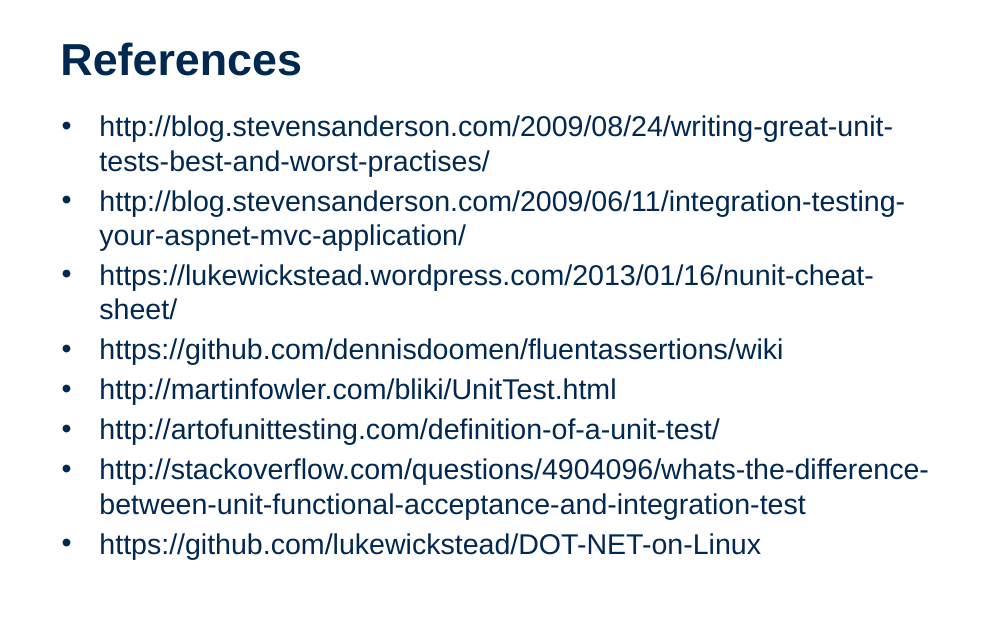
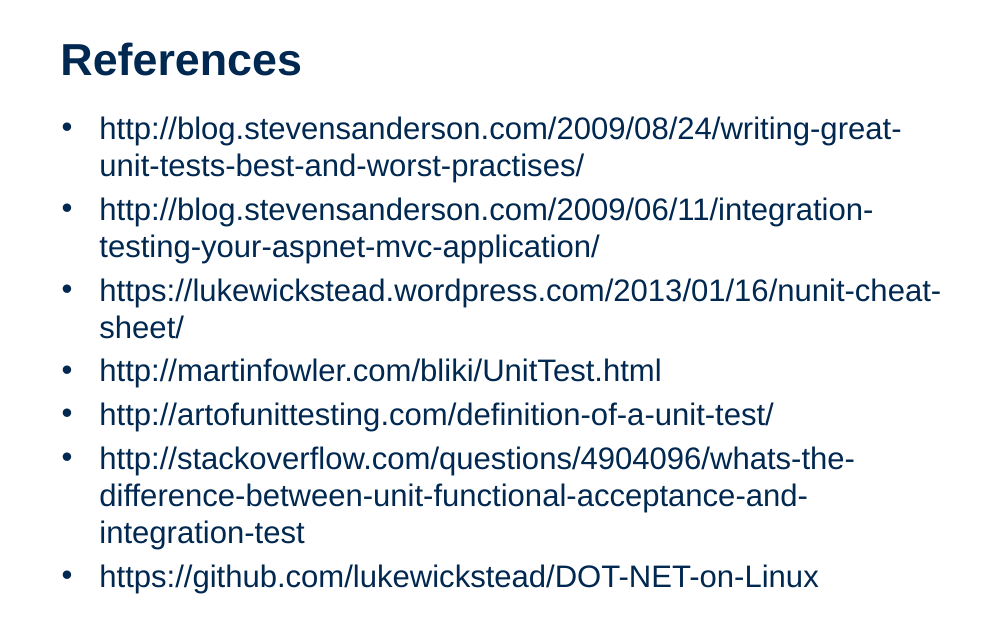
Before and after one commit to EntelectCodeDojo/Testing, a slide deck: slide 15 of CodeDojo-UnitTesting.pptx (slide 12 before the commit). Drawn at 1008x630 pixels with LibreOffice and Linux fonts; fonts in the diff are those of the drawing; background and template pictures are left out. Boxes give left, top, right and bottom in pixels: in the first picture for what was removed or moved away, otherwise in the second. Text is boxed around its words. In the diff, an @@ line names an element or a change of style, - is before the commit and + after.

```diff
--- a/CodeDojo-UnitTesting.pptx
+++ b/CodeDojo-UnitTesting.pptx
@@ text "http://blog.stevensanderson.com/2009/08/24/writing-great-uni ..." at box(99, 116, 941, 593): size 20.4 to 22.2 pt @@
@@ text at box(99, 338, 783, 365): paragraph removed @@
-• https://github.com/dennisdoomen/fluentassertions/wiki
```
Also in this commit, not shown: 3 other slides changed, 5 slides added, 2 slides removed.
